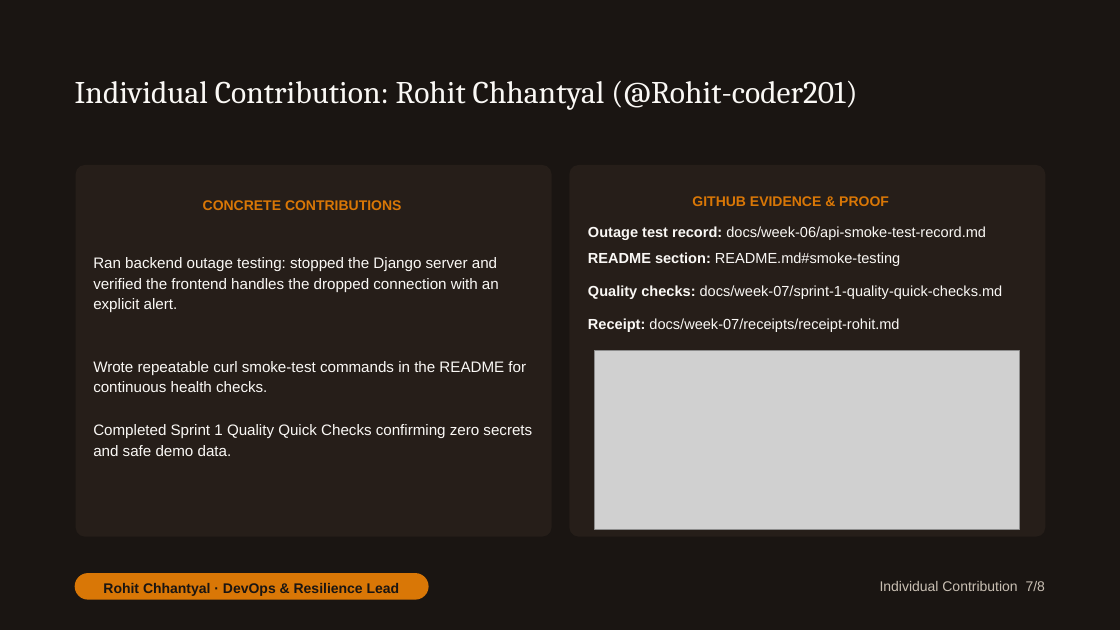
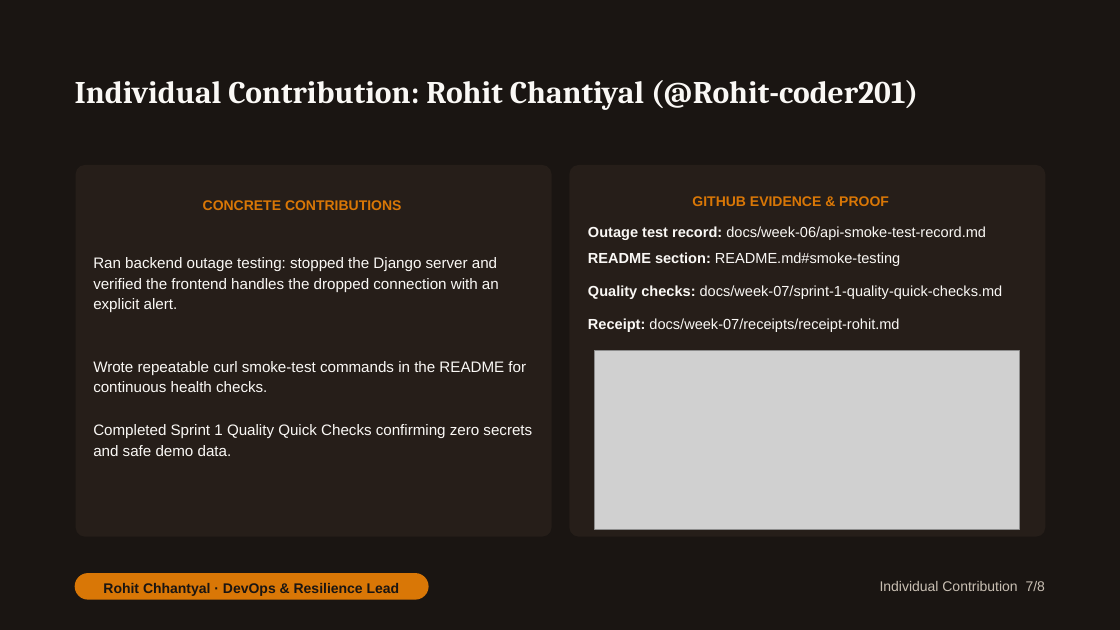
Before and after one commit to CapstoneDesign-Fall2026-UlsanCollege/team_2_capstone_design, a slide deck: slide 8 of docs/week-07/BrewMellow_Midterm_Presentation.pptx. Drawn at 1120x630 pixels with LibreOffice and Linux fonts; fonts in the diff are those of the drawing; grey boxes stand for pictures. Boxes give left, top, right and bottom in pixels: in the first picture for what was removed or moved away, otherwise in the second. Text is boxed around its words. In the diff, an @@ line names an element or a change of style, - is before the commit and + after.

Commit message:
update presentation pptx

```diff
--- a/docs/week-07/BrewMellow_Midterm_Presentation.pptx
+++ b/docs/week-07/BrewMellow_Midterm_Presentation.pptx
@@ title at [75,80,918,110]: text changed; bold on @@
-Individual Contribution: Rohit Chhantyal (@Rohit-coder201)
+Individual Contribution: Rohit Chantiyal (@Rohit-coder201)
```
Also in this commit, not shown: 2 other slides changed.
